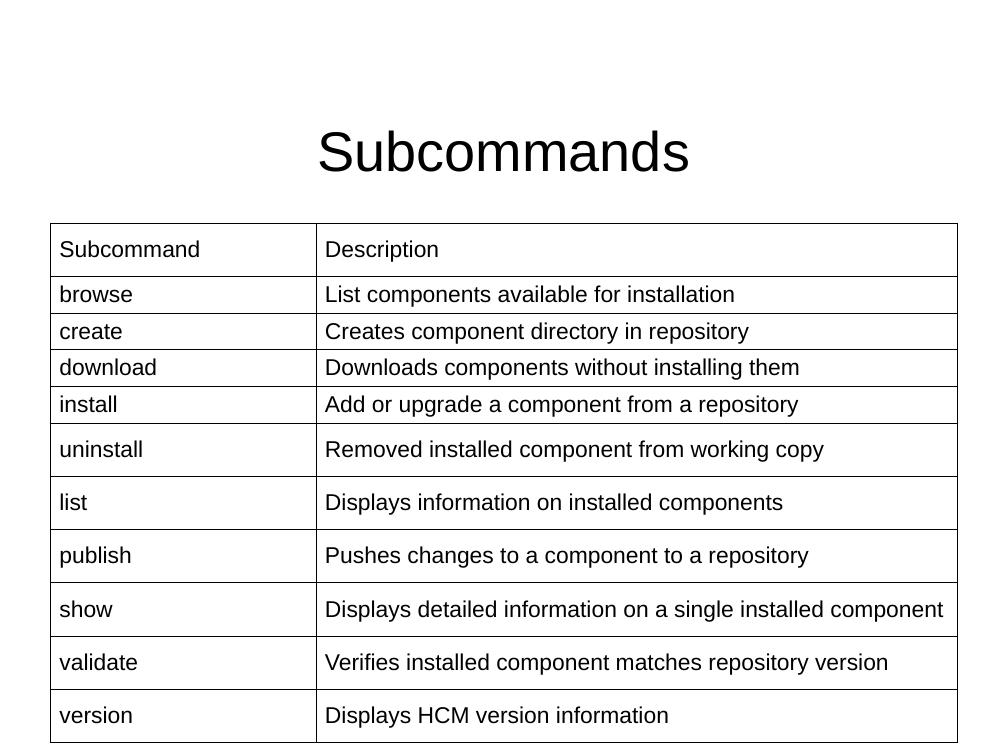
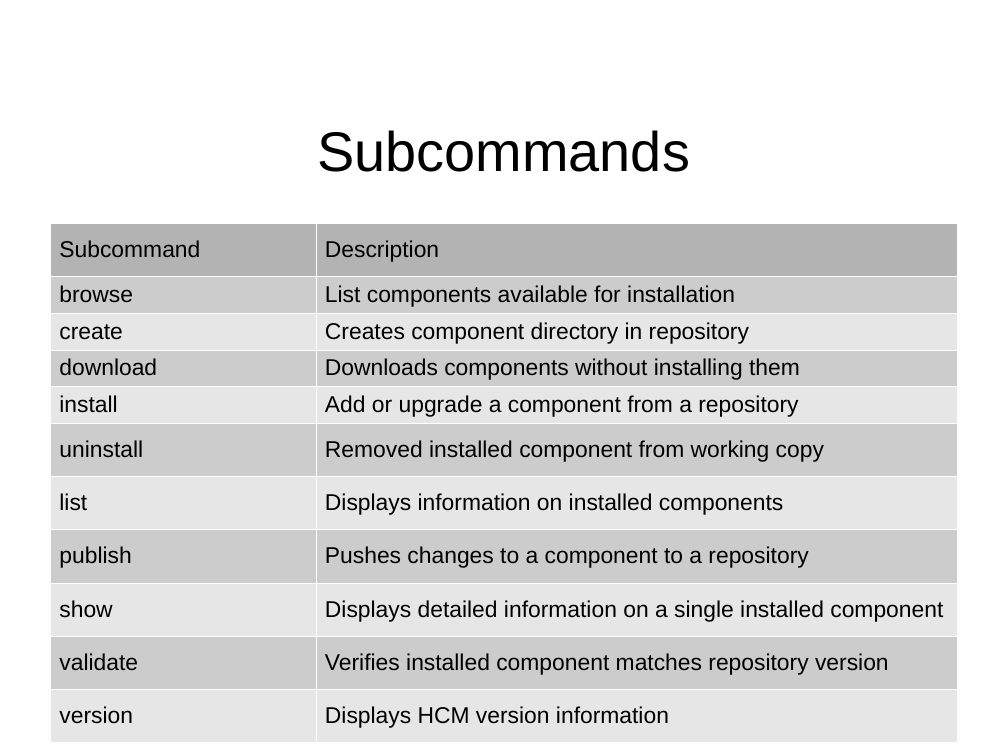
Before and after one commit to jeremiah-c-leary/hdl-component-manager, a slide deck: slide 6 of docs/presentations/hdl-component-manager.odp. Drawn at 1008x756 pixels with LibreOffice and Linux fonts; fonts in the diff are those of the drawing; background and template pictures are left out. Boxes give left, top, right and bottom in pixels: in the first picture for what was removed or moved away, otherwise in the second. Text is boxed around its words. In the diff, an @@ line names an element or a change of style, - is before the commit and + after.

```diff
--- a/docs/presentations/hdl-component-manager.odp
+++ b/docs/presentations/hdl-component-manager.odp
@@ table at (x1=50, y1=223, x2=958, y2=736) @@
@@ fill none to #B3B3B3 in row 1 @@
@@ fill none to #CCCCCC in 10 cells @@
@@ fill none to #E6E6E6 in 10 cells @@
@@ borders changed @@
```
Also in this commit, not shown: 6 other slides changed, 3 other files.
